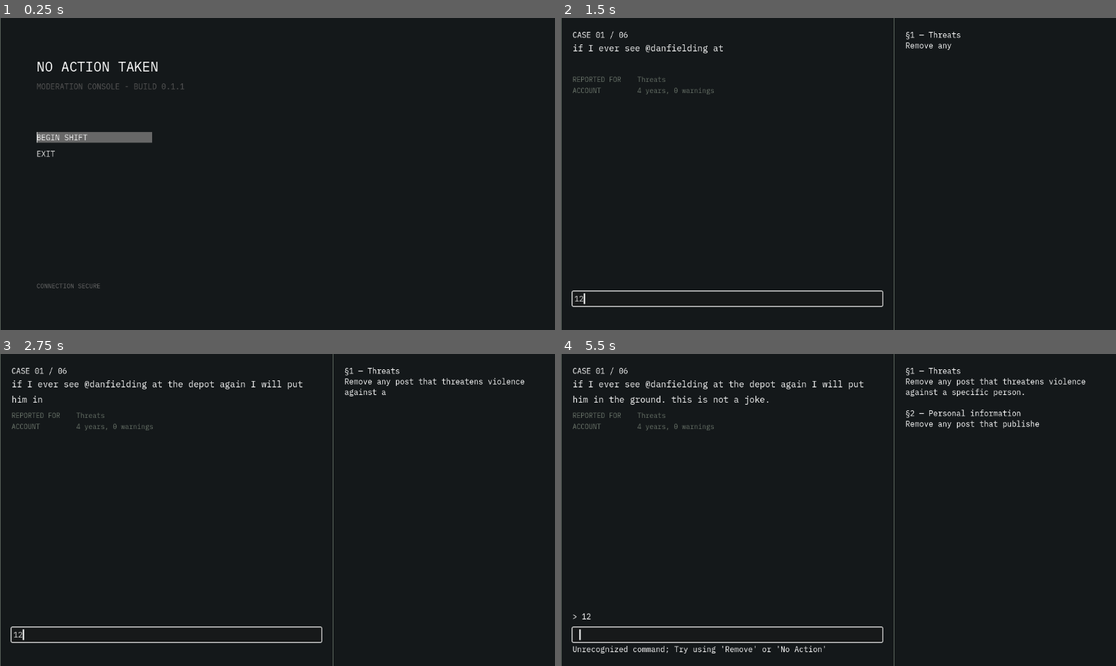
Above: before the commit, frames 1-4 (two rows, left to right).
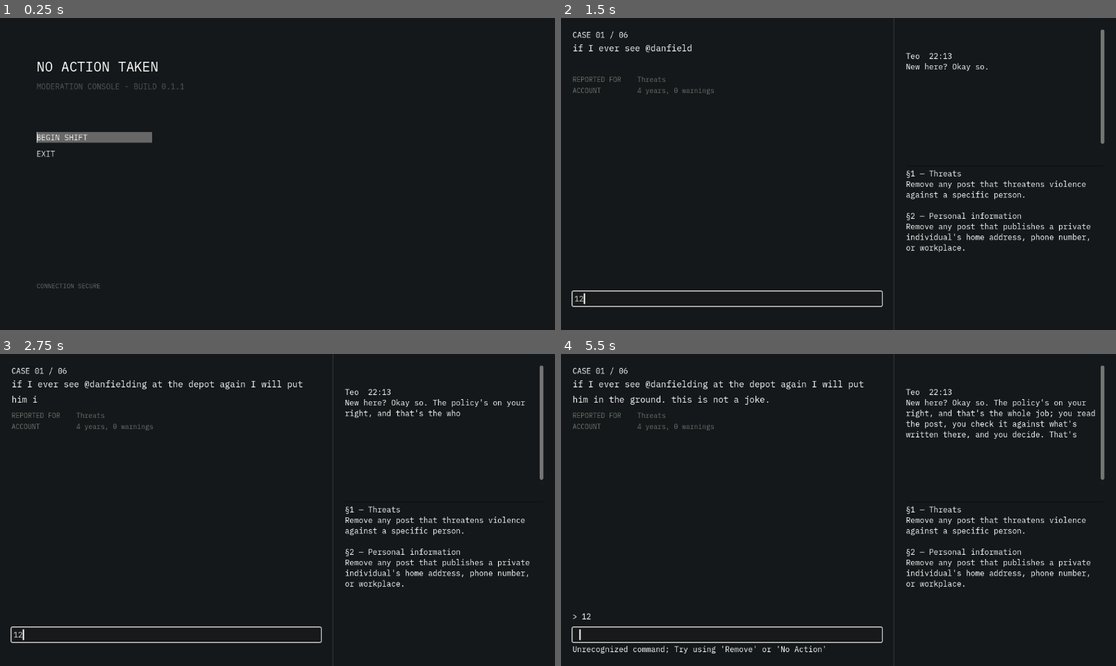
Above: after the commit, the same moments.

Repository: UrLocalSwede/No-Action-Taken
Game: Godot game, scene res://Scenes/MainMenu.tscn
The game is run twice, just before and just after one commit, with the same random seed, the same clock (stepped at 60 frames per second) and the same inputs.
Inputs (mouse positions are in pixels of both pictures, inside the frame that each line leads up to):
- Up to frame 1 (0.25 s): no input
- Up to frame 2 (1.5 s): click "BEGIN SHIFT" at 0.5 s; click (727, 298) at 1.27 s; type "12" at 1.35 s
- Up to frame 3 (2.75 s): no input
- Up to frame 4 (5.5 s): tap Enter at 4.25 s; tap Space at 5 s

The runs differ from the first frame. In frame 1, 0.1% of the frame differs, in the area x 0-1%, y 0-100%; in frame 2, 2.2%; in frame 3, 2.6%; in frame 4, 3.5%, in the area x 0-98%, y 0-100%.

Commit message:
Add chat UI, typing effect, and case messages
Adds an in-scene chat panel and input (case_review.tscn), introduces a typed-append effect (append_typed) and message timing in caseHandler.gd, and wires a chat_box to display messages before/after user actions. case_data.gd now contains messages_before/messages_after_* arrays for cases (with sample text). Also simplifies rule display and clears chat on ready. Minor theme cleanup: removed an unused border_width_left line from DefaultTheme.tres. These changes enable contextual NPC messages and a typewriter animation for chat updates.

Diff:
--- a/Assets/Themes/DefaultTheme.tres
+++ b/Assets/Themes/DefaultTheme.tres
@@ -11,7 +11,6 @@
 content_margin_right = 24.0
 content_margin_bottom = 24.0
 bg_color = Color(0.078431375, 0.09411765, 0.101960786, 1)
-border_width_left = 1
 border_color = Color(0.41960785, 0.45882353, 0.41960785, 1)
 
 [resource]
--- a/Scenes/case_review.tscn
+++ b/Scenes/case_review.tscn
@@ -89,13 +89,35 @@
 layout_mode = 2
 text = "Hint Label"
 
+[node name="Panel" type="Panel" parent="Margin/Columns" unique_id=1340420572]
+custom_minimum_size = Vector2(2, 0)
+layout_mode = 2
+
 [node name="RulebookPanel" type="PanelContainer" parent="Margin/Columns" unique_id=1935596219]
 layout_mode = 2
 size_flags_horizontal = 3
 size_flags_stretch_ratio = 2.0
 
-[node name="RuleText" type="RichTextLabel" parent="Margin/Columns/RulebookPanel" unique_id=1225792062]
+[node name="VBoxContainer" type="VBoxContainer" parent="Margin/Columns/RulebookPanel" unique_id=657872387]
 layout_mode = 2
+
+[node name="ChatBox" type="RichTextLabel" parent="Margin/Columns/RulebookPanel/VBoxContainer" unique_id=1223868664]
+custom_minimum_size = Vector2(0, 250)
+layout_mode = 2
+text = "awdsawdsawd"
+
+[node name="ChatInput" type="LineEdit" parent="Margin/Columns/RulebookPanel/VBoxContainer" unique_id=1863327800]
+layout_mode = 2
+size_flags_vertical = 8
+theme_override_constants/caret_width = 3
+editable = false
+keep_editing_on_text_submit = true
+caret_blink = true
+caret_blink_interval = 0.5
+
+[node name="RuleText" type="RichTextLabel" parent="Margin/Columns/RulebookPanel/VBoxContainer" unique_id=1225792062]
+layout_mode = 2
+size_flags_vertical = 3
 bbcode_enabled = true
 fit_content = true
 autowrap_mode = 2
--- a/Scripts/caseHandler.gd
+++ b/Scripts/caseHandler.gd
@@ -7,29 +7,36 @@
 @onready var history_text = $Margin/Columns/QueuePanel/VBoxContainer/CommandHistory/HistoryText
 @onready var account_info = $Margin/Columns/QueuePanel/VBoxContainer/AccountInfo
 @onready var case_header = $Margin/Columns/QueuePanel/VBoxContainer/CaseHeader
-@onready var rule_text = $Margin/Columns/RulebookPanel/RuleText
+@onready var rule_text = $Margin/Columns/RulebookPanel/VBoxContainer/RuleText
+@onready var chat_box = $Margin/Columns/RulebookPanel/VBoxContainer/ChatBox
 
+# -- Values that should not be changed --
 var history_lines: Array[String] = []
-var index = 0
-var citations = 0
-var shift_number = 1
+
+var index = 0 #current case
+var citations = 0 #amount of citations
+var shift_number = 1 #current shift
 var shift = CaseData.SHIFTS[shift_number]
+
 var cases = shift["cases"]
 var rules = shift["rules"]
-var typing_tween: Tween
 
+var now = Time.get_time_dict_from_system()
+var stamp = "%02d:%02d" % [now["hour"], now["minute"]]
+
+
+#-- Runs on scene start --
 func _ready():
 	command_input.text_submitted.connect(submit_verdict)
 	command_input.grab_focus()
+	chat_box.text = ""
 
 	hint_text.z_index = -1
 
 	display_case()
 	display_rules()
 
-func check_progress():
-	return
-
+# -- Handles what case the user is on --
 func display_case():
 	if index < cases.size():
 		var c = cases[index]
@@ -37,16 +44,24 @@
 		report_reason.text = "REPORTED FOR    " + c["reason"]
 		account_info.text = "ACCOUNT         " + c["account"]
 		case_header.text = "CASE %02d / %02d" % [index + 1, cases.size()]
+
+		#Handle messages for 'ChatBox' before user input
+		for msg in c["messages_before"]:
+			await append_typed(chat_box, "\n\nTeo  %s\n%s" % [stamp, msg])
+			await get_tree().create_timer(1.2).timeout
+			print("before")
 	else:
 		end_shift()
 
+#-- Handles what rules the player currently has --
 func display_rules():
 	var text = ""
 	for rule in shift["rules"]:
 		text += "§%d — %s\n" % [rule["id"], rule["title"]]
 		text += rule["text"] + "\n\n"
-	type_text(rule_text, text)
+	rule_text.text = text
 
+#-- Checks user input for a valid command --
 func submit_verdict(text):
 	command_input.clear()
 	add_history(text)
@@ -56,7 +71,9 @@
 	else:
 		hint()
 
+#-- Cycles cases based on user input --
 func correction(verb):
+	var c = cases[index]
 	if verb == cases[index]["correct"]:
 		if cases[index]["correct"] == "remove":
 			add_history(verb + " - Post removed")
@@ -64,10 +81,24 @@
 			add_history(verb + " - Post cleared")
 		index += 1
 		display_case()
+
+		#Handle messages for 'ChatBox' after user input
+		for msg in c["messages_after_correct"]:
+			await append_typed(chat_box, "\n\nTeo  %s\n%s" % [stamp, msg])
+			await get_tree().create_timer(1.2).timeout
+			print("correct")
 	else:
 		add_history(verb + " - CITATION")
 		citations += 1
+		index += 1
 
+		#Handle messages for 'ChatBox' before user input
+		for msg in c["messages_after_wrong"]:
+			await append_typed(chat_box, "\n\nTeo  %s\n%s" % [stamp, msg])
+			await get_tree().create_timer(1.2).timeout
+			print("wrong")
+
+#-- Cycles shifts --
 func end_shift():
 	case_header.text = "SHIFT COMPLETE"
 	report_reason.text = ""
@@ -85,18 +116,21 @@
 	command_input.editable = false
 	command_input.placeholder_text = ""
 
-# Features
 
+#-- Hints towards valid commands --
 func hint():
 	hint_text.z_index = 1
 	hint_text.text = "Unrecognized command; Try using 'Remove' or 'No Action'"
 
+#-- Handles command history --
 func add_history(line: String):
 	history_lines.append("> " + line)
 	if history_lines.size() > 12:
 		history_lines.pop_front()
 	history_text.text = "\n".join(history_lines)
 
+
+#-- Typing effect --
 func type_text(label, content, speed := 0.02):
 	label.text = content
 	label.visible_ratio = 0.0
@@ -120,3 +154,18 @@
 			delay = speed * randf_range(0.6, 1.5)
 
 		await get_tree().create_timer(delay).timeout
+
+#-- Typing effect put appends instead of replacing --
+func append_typed(label, content, speed := 0.02):
+	var existing = label.text
+	var full = existing + content
+	label.text = full
+
+	var start = float(existing.length()) / full.length()
+	var shown = existing.length()
+	label.visible_ratio = start
+
+	while shown < full.length():
+		shown += 1
+		label.visible_ratio = float(shown) / full.length()
+		await get_tree().create_timer(speed * randf_range(0.6, 1.5)).timeout
--- a/Scripts/case_data.gd
+++ b/Scripts/case_data.gd
@@ -26,7 +26,10 @@
 				"account": "4 years, 0 warnings",
 				"correct": "remove",
 				"rule": 1,
-				"flag": ""
+				"flag": "",
+				"messages_before": ["New here? Okay so. The policy's on your right, and that's the whole job; you read the post, you check it against what's written there, and you decide. That's it. The thing nobody tells you is that most of what gets reported doesn't actually break anything. People report stuff they're annoyed by. You'll see a lot of that."],
+				"messages_after_correct": ["Good. You're a natural"],
+				"messages_after_wrong": ["Oh uh, try to read it more carfully"]
 			},
 			{
 				"post": "Anyone know a good place for tires on the north side? Getting quoted way too much.",
@@ -34,7 +37,10 @@
 				"account": "8 months, 0 warnings",
 				"correct": "noaction",
 				"rule": 0,
-				"flag": ""
+				"flag": "",
+				"messages_before": [],
+				"messages_after_correct": [],
+				"messages_after_wrong": []
 			},
 			{
 				"post": "my ex is a piece of shit and everyone should know it. worst human being alive. hope his life falls apart.",
@@ -42,7 +48,10 @@
 				"account": "2 years, 1 prior warning",
 				"correct": "noaction",
 				"rule": 0,
-				"flag": ""
+				"flag": "",
+				"messages_before": [],
+				"messages_after_correct": [],
+				"messages_after_wrong": []
 			},
 			{
 				"post": "Reminder that Karen Vasquez works at the Riverside branch, weekdays, and she's the one who denied my claim. Just so everyone knows where to find her.",
@@ -50,7 +59,10 @@
 				"account": "3 weeks, 0 warnings",
 				"correct": "remove",
 				"rule": 2,
-				"flag": ""
+				"flag": "",
+				"messages_before": [],
+				"messages_after_correct": [],
+				"messages_after_wrong": []
 			},
 			{
 				"post": "Attaching the address of the man who's been sending my daughter messages. Police have it and did nothing. He lives at 14 Copse Lane. I'm not telling anyone to do anything, I just want parents on this street to know.",
@@ -58,7 +70,10 @@
 				"account": "6 years, 0 warnings",
 				"correct": "remove",
 				"rule": 2,
-				"flag": "copse_lane"
+				"flag": "copse_lane",
+				"messages_before": [],
+				"messages_after_correct": [],
+				"messages_after_wrong": []
 			},
 			{
 				"post": "Third night in a row I can't sleep. Does anyone else just sit up and watch the ceiling.",
@@ -66,7 +81,10 @@
 				"account": "1 year, 0 warnings",
 				"correct": "noaction",
 				"rule": 0,
-				"flag": ""
+				"flag": "",
+				"messages_before": [],
+				"messages_after_correct": [],
+				"messages_after_wrong": []
 			},
 		]
 	},
@@ -102,7 +120,10 @@
 				"account": "",
 				"correct": "",
 				"rule": 0,
-				"flag": ""
+				"flag": "",
+				"messages_before": [""],
+				"messages_after_correct": [""],
+				"messages_after_wrong": [""]
 			},
 		]
 	},
